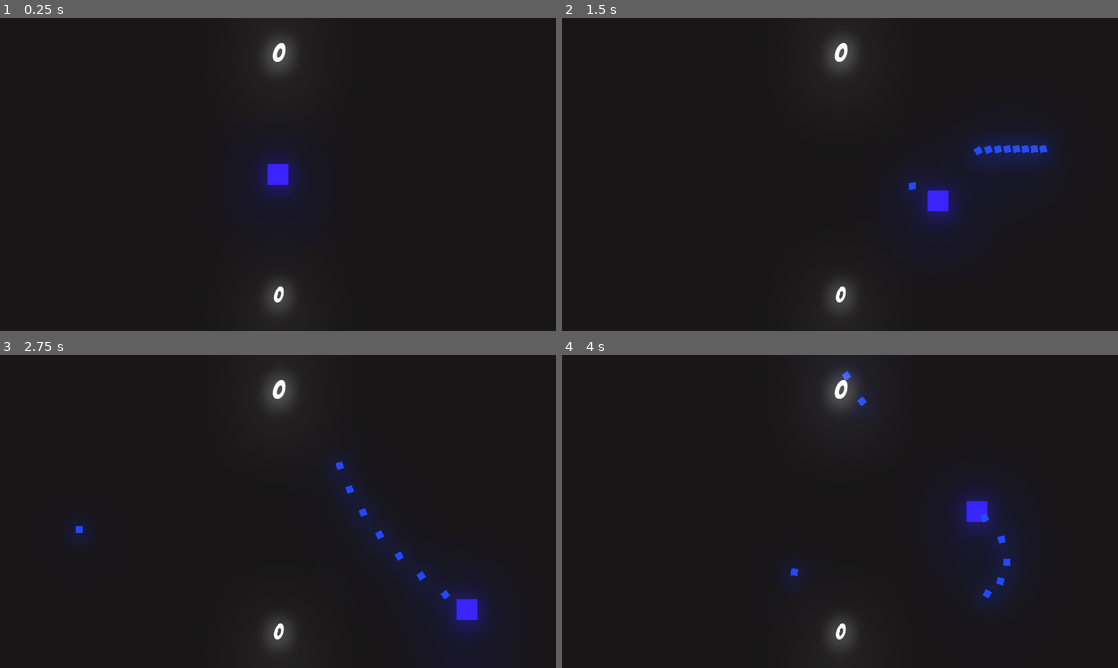
Above: before the commit, frames 1-4 (two rows, left to right).
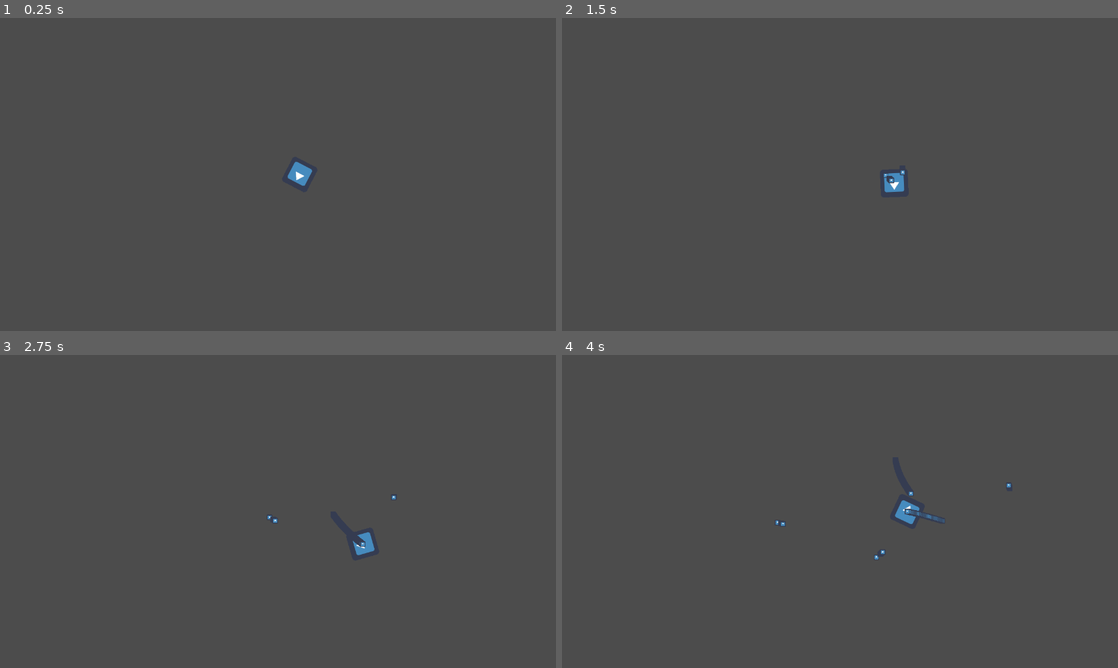
Above: after the commit, the same moments.

Repository: Pinais/TopDownShooter
Game: Godot game, scene res://Main.tscn
The game is run twice, just before and just after one commit, with the same random seed, the same clock (stepped at 60 frames per second) and the same inputs. Before the commit the project starts from res://Arena.tscn. The engine's default icon, where the game draws it, is replaced by a stand-in: a white triangle on a blue panel in a dark square.
Inputs (mouse positions are in pixels of both pictures, inside the frame that each line leads up to):
- Up to frame 1 (0.25 s): no input
- Up to frame 2 (1.5 s): tap Enter at 0.5 s; move the mouse to (962, 158) at 0.52 s; press the mouse at (962, 158) at 0.53 s; hold D (direita) 0.53-1.28 s; move the mouse to (728, 190) at 1.27 s; release the mouse at (728, 190) at 1.28 s; hold S (baixo) from 1.28 s (still down); click (728, 190) at 1.35 s
- Up to frame 3 (2.75 s): move the mouse to (333, 442) at 2.02 s; release S (baixo) at 2.03 s; press the mouse at (333, 442) at 2.03 s; hold D (direita) from 2.03 s (still down)
- Up to frame 4 (4 s): move the mouse to (812, 574) at 2.77 s; release D (direita) at 2.78 s; release the mouse at (812, 574) at 2.78 s; hold W (cima) 2.78-3.53 s; click (812, 574) at 2.85 s; move the mouse to (1006, 558) at 3.52 s; press the mouse at (1006, 558) at 3.53 s; hold A (esquerda) from 3.53 s (still down)

The runs differ from the first frame. In frame 1, 99% of the frame differs, in the area x 0-100%, y 0-100%; in frame 2, 99%; in frame 3, 99%; in frame 4, 99%.

Commit message:
1° dia de desenvolvimento.
Código feito na primeira sessão em conjunto.

Diff:
--- a/Codigo/Arena.tscn
+++ /dev/null
@@ -1,83 +0,0 @@
-[gd_scene load_steps=12 format=2]
-
-[ext_resource path="res://Jogador.tscn" type="PackedScene" id=1]
-[ext_resource path="res://scrips/Arena.gd" type="Script" id=2]
-[ext_resource path="res://textura/Font.ttf" type="DynamicFontData" id=3]
-[ext_resource path="res://scrips/pontos.gd" type="Script" id=4]
-[ext_resource path="res://scrips/Camera2D.gd" type="Script" id=5]
-[ext_resource path="res://scrips/recorde.gd" type="Script" id=6]
-[ext_resource path="res://Inimigo_1.tscn" type="PackedScene" id=7]
-[ext_resource path="res://Inimigo_2.tscn" type="PackedScene" id=8]
-
-[sub_resource type="Environment" id=1]
-background_mode = 4
-glow_enabled = true
-glow_bloom = 0.3
-glow_blend_mode = 0
-glow_bicubic_upscale = true
-glow_high_quality = true
-
-[sub_resource type="DynamicFont" id=2]
-size = 30
-use_filter = true
-font_data = ExtResource( 3 )
-
-[sub_resource type="DynamicFont" id=3]
-size = 25
-font_data = ExtResource( 3 )
-
-[node name="Arena" type="Node2D"]
-script = ExtResource( 2 )
-inimigos = [ ExtResource( 7 ), ExtResource( 8 ) ]
-
-[node name="Jogador" parent="." instance=ExtResource( 1 )]
-modulate = Color( 0.168627, 0.101961, 0.882353, 1 )
-position = Vector2( 320, 180 )
-
-[node name="WorldEnvironment" type="WorldEnvironment" parent="."]
-environment = SubResource( 1 )
-
-[node name="timer_spawn_inimigo" type="Timer" parent="."]
-wait_time = 3.0
-autostart = true
-
-[node name="timer_dificuldade" type="Timer" parent="."]
-
-[node name="UI" type="Node2D" parent="."]
-z_index = 20
-
-[node name="Control" type="Control" parent="UI"]
-margin_right = 640.0
-margin_bottom = 360.0
-
-[node name="pontos" type="Label" parent="UI/Control"]
-margin_right = 640.0
-margin_bottom = 80.0
-custom_fonts/font = SubResource( 2 )
-text = "100
-"
-align = 1
-valign = 1
-script = ExtResource( 4 )
-
-[node name="recorde" type="Label" parent="UI/Control"]
-margin_top = 279.0
-margin_right = 640.0
-margin_bottom = 359.0
-custom_fonts/font = SubResource( 3 )
-text = "100
-"
-align = 1
-valign = 1
-script = ExtResource( 6 )
-
-[node name="Camera2D" type="Camera2D" parent="."]
-position = Vector2( 320, 180 )
-current = true
-script = ExtResource( 5 )
-
-[node name="timer_camera" type="Timer" parent="Camera2D"]
-
-[connection signal="timeout" from="timer_spawn_inimigo" to="." method="_on_timer_spawn_inimigo_timeout"]
-[connection signal="timeout" from="timer_dificuldade" to="." method="_on_timer_dificuldade_timeout"]
-[connection signal="timeout" from="Camera2D/timer_camera" to="Camera2D" method="_on_timer_camera_timeout"]
--- a/Codigo/Inimigo.tscn
+++ /dev/null
@@ -1,26 +0,0 @@
-[gd_scene load_steps=4 format=2]
-
-[ext_resource path="res://textura/Square.png" type="Texture" id=1]
-[ext_resource path="res://scrips/Inimigo_simples.gd" type="Script" id=2]
-
-[sub_resource type="RectangleShape2D" id=1]
-extents = Vector2( 8.5, 8.5 )
-
-[node name="Inimigo_base" type="Sprite"]
-modulate = Color( 0.847059, 0.156863, 0.0156863, 1 )
-position = Vector2( 1.5, 1.5 )
-texture = ExtResource( 1 )
-script = ExtResource( 2 )
-
-[node name="hitbox" type="Area2D" parent="." groups=["inimigo"]]
-
-[node name="CollisionShape2D" type="CollisionShape2D" parent="hitbox"]
-visible = false
-shape = SubResource( 1 )
-
-[node name="timer_recuo" type="Timer" parent="."]
-wait_time = 0.1
-one_shot = true
-
-[connection signal="area_entered" from="hitbox" to="." method="_on_hitbox_area_entered"]
-[connection signal="timeout" from="timer_recuo" to="." method="_on_timer_recuo_timeout"]
--- a/Codigo/Inimigo_1.tscn
+++ /dev/null
@@ -1,6 +0,0 @@
-[gd_scene load_steps=2 format=2]
-
-[ext_resource path="res://Inimigo.tscn" type="PackedScene" id=1]
-
-[node name="Inimigo_1" instance=ExtResource( 1 )]
-modulate = Color( 0.847059, 0.254902, 0.0156863, 1 )
--- a/Codigo/Inimigo_2.tscn
+++ /dev/null
@@ -1,9 +0,0 @@
-[gd_scene load_steps=2 format=2]
-
-[ext_resource path="res://Inimigo.tscn" type="PackedScene" id=1]
-
-[node name="Inimigo_2" instance=ExtResource( 1 )]
-modulate = Color( 0.847059, 0.760784, 0.0156863, 1 )
-velocidade = 120
-recuo = 1200
-hp = 1
--- /dev/null
+++ b/Codigo/Jogador.gd
@@ -0,0 +1,34 @@
+extends Sprite
+
+
+onready var fim_da_arma = $FimDaArma
+onready var direcao_projetil = $DirecaoProjetil
+
+
+var Projetil = preload("res://Projetil.tscn")
+var movimento: Vector2 = Vector2.ZERO
+var velocidade: int = 100
+
+
+func _process(_delta:float) -> void:
+	movimento.x = int(Input.is_action_pressed("direita")) - int(Input.is_action_pressed("esquerda"))
+	movimento.y = int(Input.is_action_pressed("baixo")) - int(Input.is_action_pressed("cima"))
+	movimentar(movimento, velocidade, _delta)
+
+	look_at(get_global_mouse_position())
+
+	if Input.is_action_pressed("atirar"):
+		atirar()
+
+
+func movimentar(_movimento:Vector2, _velocidade: int, _delta: float) -> void:
+	global_position += (_movimento).normalized() * _velocidade * _delta
+
+
+func atirar():
+	var instancia_projetil = Projetil.instance()
+	var movimento_projetil: Vector2 = (direcao_projetil.global_position - fim_da_arma.global_position).normalized()
+	var velocidade_projetil: int = 100
+	var posicao_projetil = global_position
+	instancia_projetil.inicializar(movimento_projetil, velocidade_projetil, posicao_projetil)
+	get_parent().add_child(instancia_projetil)
--- a/Codigo/Jogador.tscn
+++ b/Codigo/Jogador.tscn
@@ -1,27 +1,23 @@
 [gd_scene load_steps=4 format=2]
 
-[ext_resource path="res://textura/Square.png" type="Texture" id=1]
-[ext_resource path="res://scrips/Jogador.gd" type="Script" id=2]
+[ext_resource path="res://Jogador.gd" type="Script" id=1]
+[ext_resource path="res://icon.png" type="Texture" id=2]
 
 [sub_resource type="RectangleShape2D" id=1]
-extents = Vector2( 8, 8 )
+extents = Vector2( 32, 32 )
 
 [node name="Jogador" type="Sprite"]
-modulate = Color( 0.101961, 0.882353, 0.447059, 1 )
-scale = Vector2( 1.5, 1.5 )
-texture = ExtResource( 1 )
-script = ExtResource( 2 )
+position = Vector2( 690, 360 )
+texture = ExtResource( 2 )
+script = ExtResource( 1 )
 
-[node name="tempo_recarga" type="Timer" parent="."]
-wait_time = 0.1
-one_shot = true
+[node name="Area2D" type="Area2D" parent="."]
 
-[node name="hitbox" type="Area2D" parent="."]
-
-[node name="CollisionShape2D" type="CollisionShape2D" parent="hitbox"]
-visible = false
-position = Vector2( 0, -2.38419e-07 )
+[node name="CollisionShape2D" type="CollisionShape2D" parent="Area2D"]
 shape = SubResource( 1 )
 
-[connection signal="timeout" from="tempo_recarga" to="." method="_on_tempo_recarga_timeout"]
-[connection signal="area_entered" from="hitbox" to="." method="_on_hitbox_area_entered"]
+[node name="FimDaArma" type="Position2D" parent="."]
+position = Vector2( 33, 23 )
+
+[node name="DirecaoProjetil" type="Position2D" parent="."]
+position = Vector2( 39, 23 )
--- /dev/null
+++ b/Codigo/Main.tscn
@@ -0,0 +1,7 @@
+[gd_scene load_steps=2 format=2]
+
+[ext_resource path="res://Jogador.tscn" type="PackedScene" id=1]
+
+[node name="Main" type="Node2D"]
+
+[node name="Jogador" parent="." instance=ExtResource( 1 )]
--- /dev/null
+++ b/Codigo/Projetil.gd
@@ -0,0 +1,16 @@
+extends Sprite
+class_name Projetil
+
+
+var movimento: Vector2 = Vector2.ZERO
+var velocidade: int = 100
+
+
+func _process(delta):
+	global_position += movimento * velocidade * delta
+
+
+func inicializar(_movimento: Vector2, _velocidade:int, posicao_inicial: Vector2):
+	movimento = _movimento
+	velocidade = _velocidade
+	global_position = posicao_inicial
--- a/Codigo/particula_sangue.tscn
+++ /dev/null
@@ -1,25 +0,0 @@
-[gd_scene load_steps=3 format=2]
-
-[ext_resource path="res://textura/Circle.png" type="Texture" id=1]
-[ext_resource path="res://scrips/particula_sangue.gd" type="Script" id=2]
-
-[node name="particula_sangue" type="CPUParticles2D"]
-z_index = -10
-amount = 15
-lifetime = 0.2
-explosiveness = 1.0
-texture = ExtResource( 1 )
-spread = 18.9
-gravity = Vector2( 0, 0 )
-initial_velocity = 658.0
-initial_velocity_random = 1.0
-scale_amount = 0.05
-scale_amount_random = 0.12
-script = ExtResource( 2 )
-
-[node name="timer" type="Timer" parent="."]
-wait_time = 0.15
-one_shot = true
-autostart = true
-
-[connection signal="timeout" from="timer" to="." method="_on_timer_timeout"]
--- a/Codigo/project.godot
+++ b/Codigo/project.godot
@@ -8,24 +8,26 @@
 
 config_version=4
 
+_global_script_classes=[ {
+"base": "Sprite",
+"class": "Projetil",
+"language": "GDScript",
+"path": "res://Projetil.gd"
+} ]
+_global_script_class_icons={
+"Projetil": ""
+}
+
 [application]
 
-config/name="Wave Shooter"
-run/main_scene="res://Arena.tscn"
+config/name="1Jogo"
+run/main_scene="res://Main.tscn"
 config/icon="res://icon.png"
-
-[autoload]
-
-Global="*res://scrips/Global.gd"
 
 [display]
 
-window/size/width=640
-window/size/height=360
-window/size/test_width=1280
-window/size/test_height=720
-window/stretch/mode="2d"
-window/stretch/aspect="keep"
+window/size/width=1280
+window/size/height=720
 
 [gui]
 
@@ -38,14 +40,14 @@
 "events": [ Object(InputEventKey,"resource_local_to_scene":false,"resource_name":"","device":0,"alt":false,"shift":false,"control":false,"meta":false,"command":false,"pressed":false,"scancode":87,"physical_scancode":0,"unicode":0,"echo":false,"script":null)
  ]
 }
+baixo={
+"deadzone": 0.5,
+"events": [ Object(InputEventKey,"resource_local_to_scene":false,"resource_name":"","device":0,"alt":false,"shift":false,"control":false,"meta":false,"command":false,"pressed":false,"scancode":83,"physical_scancode":0,"unicode":0,"echo":false,"script":null)
+ ]
+}
 esquerda={
 "deadzone": 0.5,
 "events": [ Object(InputEventKey,"resource_local_to_scene":false,"resource_name":"","device":0,"alt":false,"shift":false,"control":false,"meta":false,"command":false,"pressed":false,"scancode":65,"physical_scancode":0,"unicode":0,"echo":false,"script":null)
- ]
-}
-baixo={
-"deadzone": 0.5,
-"events": [ Object(InputEventKey,"resource_local_to_scene":false,"resource_name":"","device":0,"alt":false,"shift":false,"control":false,"meta":false,"command":false,"pressed":false,"scancode":83,"physical_scancode":0,"unicode":0,"echo":false,"script":null)
  ]
 }
 direita={
@@ -58,6 +60,11 @@
 "events": [ Object(InputEventMouseButton,"resource_local_to_scene":false,"resource_name":"","device":0,"alt":false,"shi …(212 unchanged characters)…
  ]
 }
+recarregar={
+"deadzone": 0.5,
+"events": [ Object(InputEventKey,"resource_local_to_scene":false,"resource_name":"","device":0,"alt":false,"shift":false,"control":false,"meta":false,"command":false,"pressed":false,"scancode":82,"physical_scancode":0,"unicode":0,"echo":false,"script":null)
+ ]
+}
 
 [physics]
 
@@ -65,5 +72,4 @@
 
 [rendering]
 
-environment/default_clear_color=Color( 0.0627451, 0.0588235, 0.0588235, 1 )
 environment/default_environment="res://default_env.tres"
--- a/Codigo/projetil.tscn
+++ b/Codigo/projetil.tscn
@@ -1,23 +1,17 @@
 [gd_scene load_steps=4 format=2]
 
-[ext_resource path="res://textura/Square.png" type="Texture" id=1]
-[ext_resource path="res://scrips/Projetil.gd" type="Script" id=2]
+[ext_resource path="res://icon.png" type="Texture" id=1]
+[ext_resource path="res://Projetil.gd" type="Script" id=2]
 
 [sub_resource type="RectangleShape2D" id=1]
-extents = Vector2( 8, 8 )
+extents = Vector2( 35, 35 )
 
-[node name="projetil" type="Sprite"]
-modulate = Color( 0.101961, 0.239216, 0.882353, 1 )
-scale = Vector2( 0.5, 0.5 )
+[node name="Projetil" type="Sprite"]
+scale = Vector2( 0.2, 0.2 )
 texture = ExtResource( 1 )
 script = ExtResource( 2 )
 
-[node name="VisibilityNotifier2D" type="VisibilityNotifier2D" parent="."]
-visible = false
+[node name="Area2D" type="Area2D" parent="."]
 
-[node name="hitbox" type="Area2D" parent="." groups=["dano"]]
-
-[node name="CollisionShape2D" type="CollisionShape2D" parent="hitbox"]
+[node name="CollisionShape2D" type="CollisionShape2D" parent="Area2D"]
 shape = SubResource( 1 )
-
-[connection signal="screen_exited" from="VisibilityNotifier2D" to="." method="_on_VisibilityNotifier2D_screen_exited"]
--- a/Codigo/scrips/Arena.gd
+++ /dev/null
@@ -1,24 +0,0 @@
-extends Node2D
-
-export(Array, PackedScene) var inimigos
-
-func _ready():
-	Global.criacao_no_pai = self
-	Global.pontos = 0
-
-func _exit_tree():
-	Global.criacao_no_pai = null
-
-
-func _on_timer_spawn_inimigo_timeout():
-	var posicao_inimigo = Vector2(rand_range(-160, 760), rand_range(-90, 390))
-
-	while posicao_inimigo.x < 640 and posicao_inimigo.x > -80 and posicao_inimigo.y < 360 and posicao_inimigo.y > -45:
-		posicao_inimigo = Vector2(rand_range(-160, 760), rand_range(-90, 390))
-
-	var numero_inimigos = round(rand_range(0, inimigos.size() - 1))
-	Global.instance_node(inimigos[numero_inimigos], posicao_inimigo, self)
-
-func _on_timer_dificuldade_timeout():
-	if $timer_spawn_inimigo.wait_time > 0.50:
-		$timer_spawn_inimigo.wait_time -= 0.25
--- a/Codigo/scrips/Camera2D.gd
+++ /dev/null
@@ -1,28 +0,0 @@
-extends Camera2D
-
-var intensidade_tremor_camera = 0
-
-var iniciar_tremor_camera = false
-
-func _process(delta):
-	zoom = lerp(zoom, Vector2(1,1), 0.3)
-
-	if iniciar_tremor_camera == true:
-		global_position += Vector2(rand_range(-intensidade_tremor_camera, intensidade_tremor_camera),
-		rand_range(-intensidade_tremor_camera, intensidade_tremor_camera)) * delta
-
-func tremer_tela(intensidade, tempo):
-	zoom = Vector2(1,1) - Vector2(intensidade * 0.002, intensidade * 0.002)
-	intensidade_tremor_camera = intensidade
-	$timer_camera.wait_time = tempo
-	$timer_camera.start()
-	iniciar_tremor_camera = true
-
-func _ready():
-	Global.camera = self
-
-func _exit_tree():
-	Global.camera = null
-
-func _on_timer_camera_timeout():
-	iniciar_tremor_camera = false
--- a/Codigo/scrips/Inimigo_simples.gd
+++ /dev/null
@@ -1,5 +0,0 @@
-extends "res://scrips/base_inimigo.gd"
-
-
-func _process(delta):
-	movimento_basico_inimigo(delta)
--- a/Codigo/scrips/Jogador.gd
+++ /dev/null
@@ -1,42 +0,0 @@
-extends Sprite
-
-var velocidade = 150
-var movimento = Vector2.ZERO
-
-var projetil = preload("res://projetil.tscn")
-
-var recarregado = true
-var morto = false
-
-func _ready():
-	Global.jogador = self
-
-func _exit_tree():
-	Global.jogador = null
-
-func _process(delta: float) -> void:
-	movimento.x = int(Input.is_action_pressed("direita")) - int(Input.is_action_pressed("esquerda"))
-	movimento.y = int(Input.is_action_pressed("baixo")) - int(Input.is_action_pressed("cima"))
-
-	global_position.x = clamp(global_position.x, 24, 616)
-	global_position.y = clamp(global_position.y, 24, 336)
-
-	if morto == false:
-		global_position += velocidade * movimento * delta
-
-	if Input.is_action_pressed("atirar") and Global.criacao_no_pai != null and recarregado and morto == false:
-		Global.instance_node(projetil, global_position, Global.criacao_no_pai)
-		recarregado = false
-		$tempo_recarga.start()
-
-
-func _on_tempo_recarga_timeout():
-	recarregado = true
-
-
-func _on_hitbox_area_entered(area):
-	if area.is_in_group("inimigo"):
-		visible = false
-		morto = true
-		yield(get_tree().create_timer(1), "timeout")
-		get_tree().reload_current_scene()
--- a/Codigo/scrips/base_inimigo.gd
+++ /dev/null
@@ -1,44 +0,0 @@
-extends Sprite
-
-export(int) var velocidade = 75
-var movimento = Vector2.ZERO
-export(int) var recuo = 600
-export(int) var hp = 3
-
-var atordoado = false
-
-var particula_sangue = preload("res://particula_sangue.tscn")
-
-onready var cor_atual = modulate
-
-func _process(delta):
-	if hp <= 0 and Global.criacao_no_pai != null:
-		if Global.camera != null:
-			Global.camera.tremer_tela(50, 0.1)
-		Global.pontos += 10
-		var instancia_particula_sangue = Global.instance_node(particula_sangue, global_position, Global.criacao_no_pai)
-		instancia_particula_sangue.rotation = movimento.angle()
-		instancia_particula_sangue.modulate = Color.from_hsv(cor_atual.h, 1, 0.3)
-		queue_free()
-
-func movimento_basico_inimigo(delta):
-	if Global.jogador != null and atordoado == false:
-		movimento = global_position.direction_to(Global.jogador.global_position)
-		global_position += movimento * velocidade * delta
-	elif atordoado:
-		movimento = lerp(movimento, Vector2.ZERO, 0.1)
-		global_position += movimento * delta
-
-
-func _on_hitbox_area_entered(area):
-	if area.is_in_group("dano") and atordoado == false:
-		modulate = Color.white
-		area.get_parent().queue_free()
-		movimento = -movimento * recuo
-		atordoado = true
-		hp -= 1
-		$timer_recuo.start()
-
-func _on_timer_recuo_timeout():
-	modulate = cor_atual
-	atordoado = false
--- a/Codigo/scrips/global.gd
+++ /dev/null
@@ -1,14 +0,0 @@
-extends Node
-
-var criacao_no_pai = null
-var jogador = null
-var camera = null
-
-var pontos = 0
-var recorde = 0
-
-func instance_node(node, location, parent):
-	var node_instance = node.instance()
-	parent.add_child(node_instance)
-	node_instance.global_position = location
-	return node_instance
--- a/Codigo/scrips/particula_sangue.gd
+++ /dev/null
@@ -1,10 +0,0 @@
-extends CPUParticles2D
-
-
-func _on_timer_timeout():
-	set_process(false)
-	set_physics_process(false)
-	set_process_input(false)
-	set_process_internal(false)
-	set_process_unhandled_input(false)
-	set_process_unhandled_key_input(false)
--- a/Codigo/scrips/pontos.gd
+++ /dev/null
@@ -1,4 +0,0 @@
-extends Label
-
-func _process(delta):
-	text = String(Global.pontos)
--- a/Codigo/scrips/projetil.gd
+++ /dev/null
@@ -1,14 +0,0 @@
-extends Sprite
-
-var movimento = Vector2(1, 0)
-var velocidade = 250
-var dir_unica = true
-
-func _process(delta):
-	if dir_unica == true:
-		look_at((get_global_mouse_position()))
-		dir_unica = false
-	global_position += movimento.rotated(rotation) * velocidade * delta
-
-func _on_VisibilityNotifier2D_screen_exited():
-	queue_free()
--- a/Codigo/scrips/recorde.gd
+++ /dev/null
@@ -1,8 +0,0 @@
-extends Label
-
-func _ready():
-	text = String (Global.recorde)
-
-func _process(delta):
-	if Global.pontos > Global.recorde:
-		Global.recorde = Global.pontos
Binary file removed: Codigo/textura/Circle.png
Not shown, removed: Codigo/textura/Circle.png.import
Binary file removed: Codigo/textura/Font.ttf
Binary file removed: Codigo/textura/Square.png
Not shown, removed: Codigo/textura/Square.png.import
